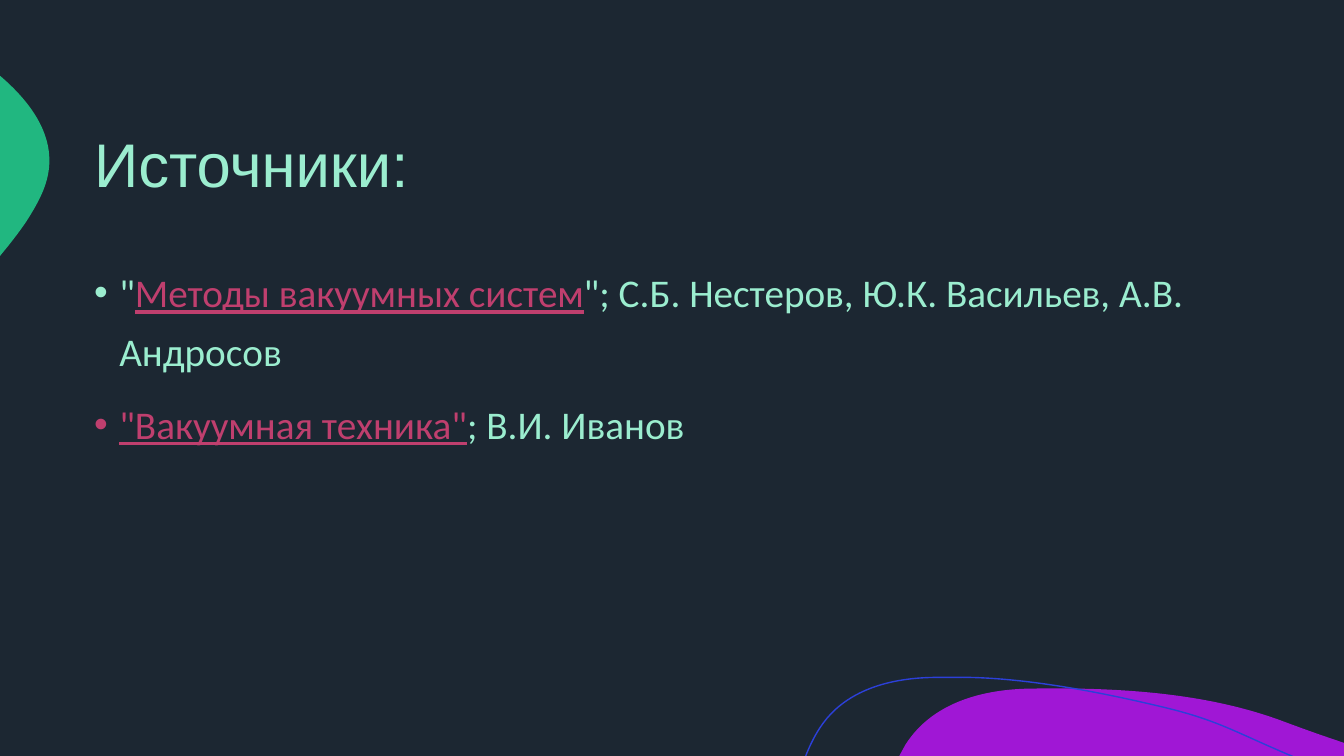
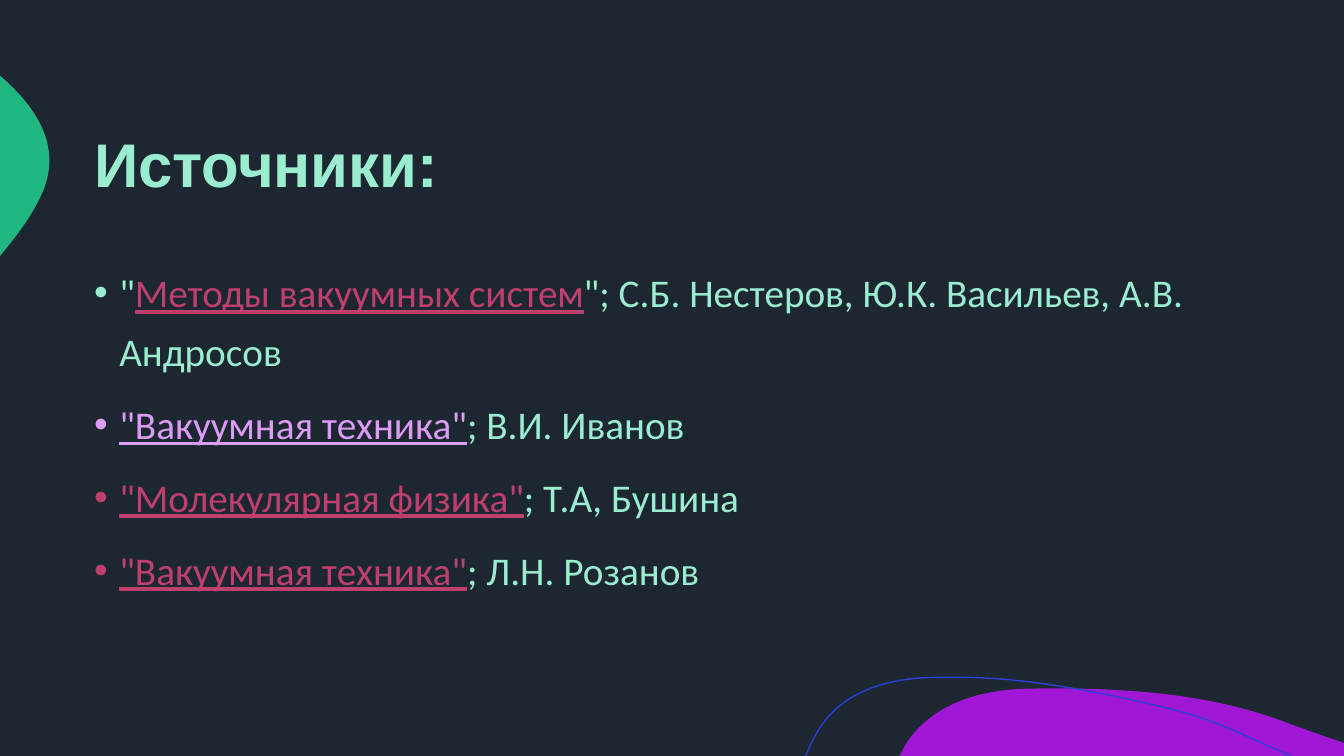
Before and after one commit to eprush/MethodOfAngularCoefficients, a slide deck: slide 6 of Presentation/Тестовое задание.pptx (slide 3 before the commit). Drawn at 1344x756 pixels with LibreOffice and Linux fonts; fonts in the diff are those of the drawing. Boxes give left, top, right and bottom in pixels: in the first picture for what was removed or moved away, otherwise in the second. Text is boxed around its words. In the diff, an @@ line names an element or a change of style, - is before the commit and + after.

```diff
--- a/Presentation/Тестовое задание.pptx
+++ b/Presentation/Тестовое задание.pptx
@@ title "Источники:" at (94,144,438,188): bold on @@
@@ text at (119,412,684,446): text colour #BF3F6E to #DC9CF4 in ""Вакуумная техника";" @@
@@ text at (119,485,739,592): paragraphs added @@
+• "Молекулярная физика"; Т.А, Бушина
+• "Вакуумная техника"; Л.Н. Розанов
```
Also in this commit, not shown: 1 other slide changed, 4 slides added, 1 slide removed, 14 other files.
